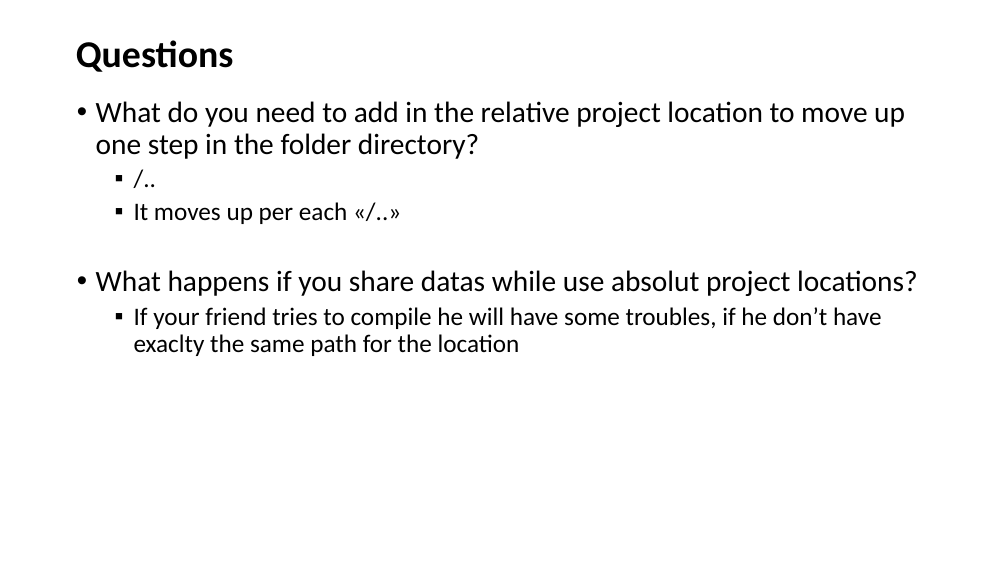
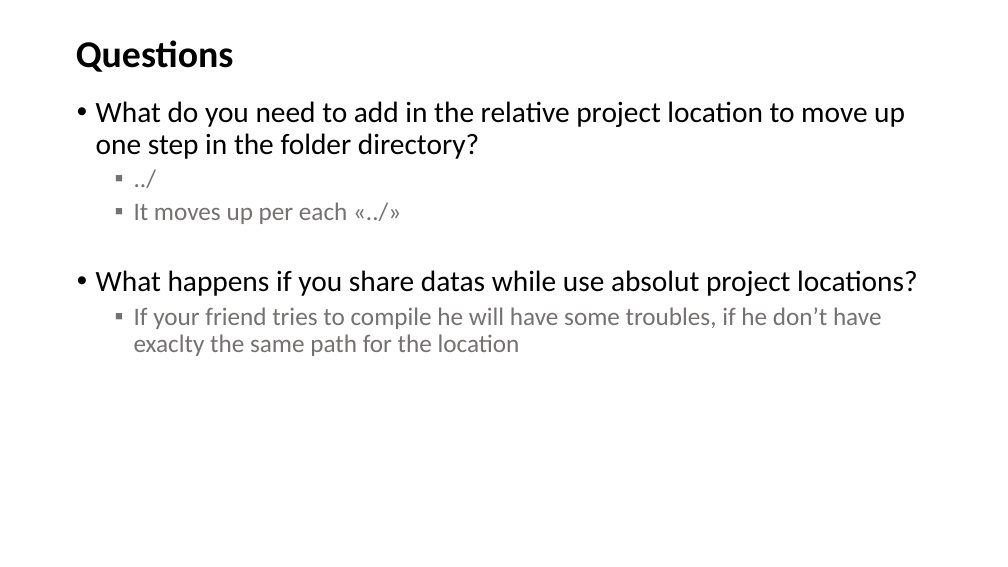
Before and after one commit to eiswasser/Sumobotic, a slide deck: slide 11 of Recap.pptx (slide 9 before the commit). Drawn at 1008x567 pixels with LibreOffice and Linux fonts; fonts in the diff are those of the drawing. Boxes give left, top, right and bottom in pixels: in the first picture for what was removed or moved away, otherwise in the second. Text is boxed around its words. In the diff, an @@ line names an element or a change of style, - is before the commit and + after.

```diff
--- a/Recap.pptx
+++ b/Recap.pptx
@@ text at bbox=[134, 202, 347, 224]: text changed; text colour #000000 to #767171 @@
-  ▪ /..
-  ▪ It moves up per each «/..»
+  ▪ ../
+  ▪ It moves up per each «../»
@@ text at bbox=[134, 307, 882, 356]: text colour #000000 to #767171 in "If your friend tries to compile he ..." @@
```
Also in this commit, not shown: 4 other slides changed, 2 slides added, 1 slide removed.
